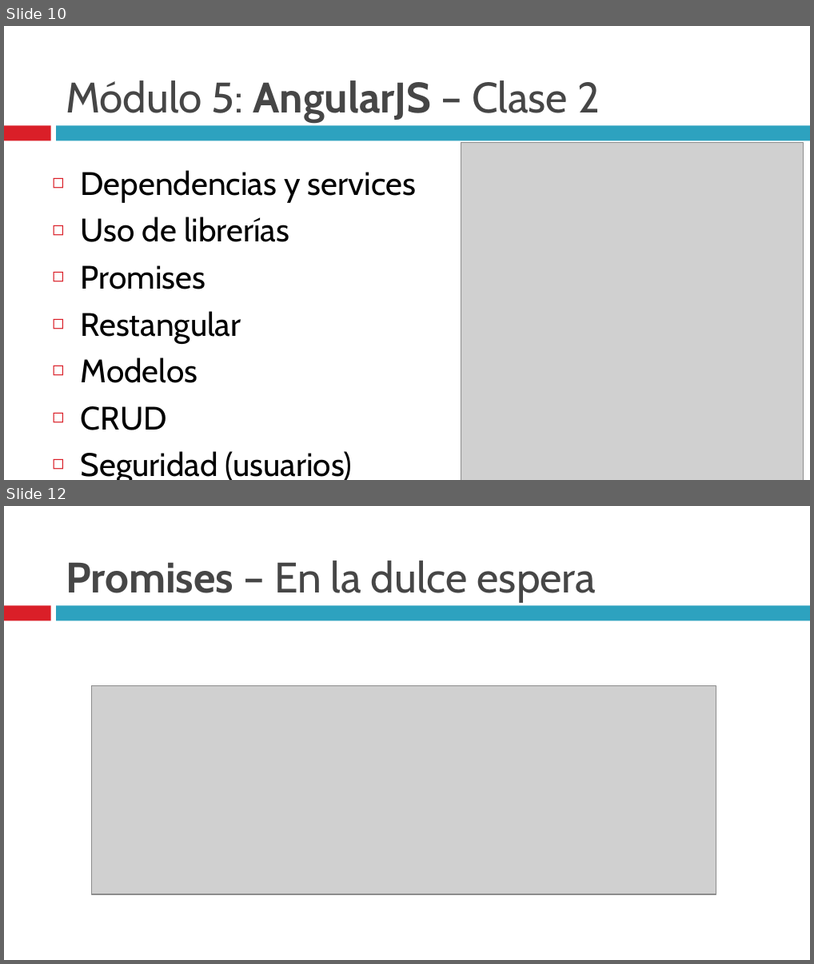
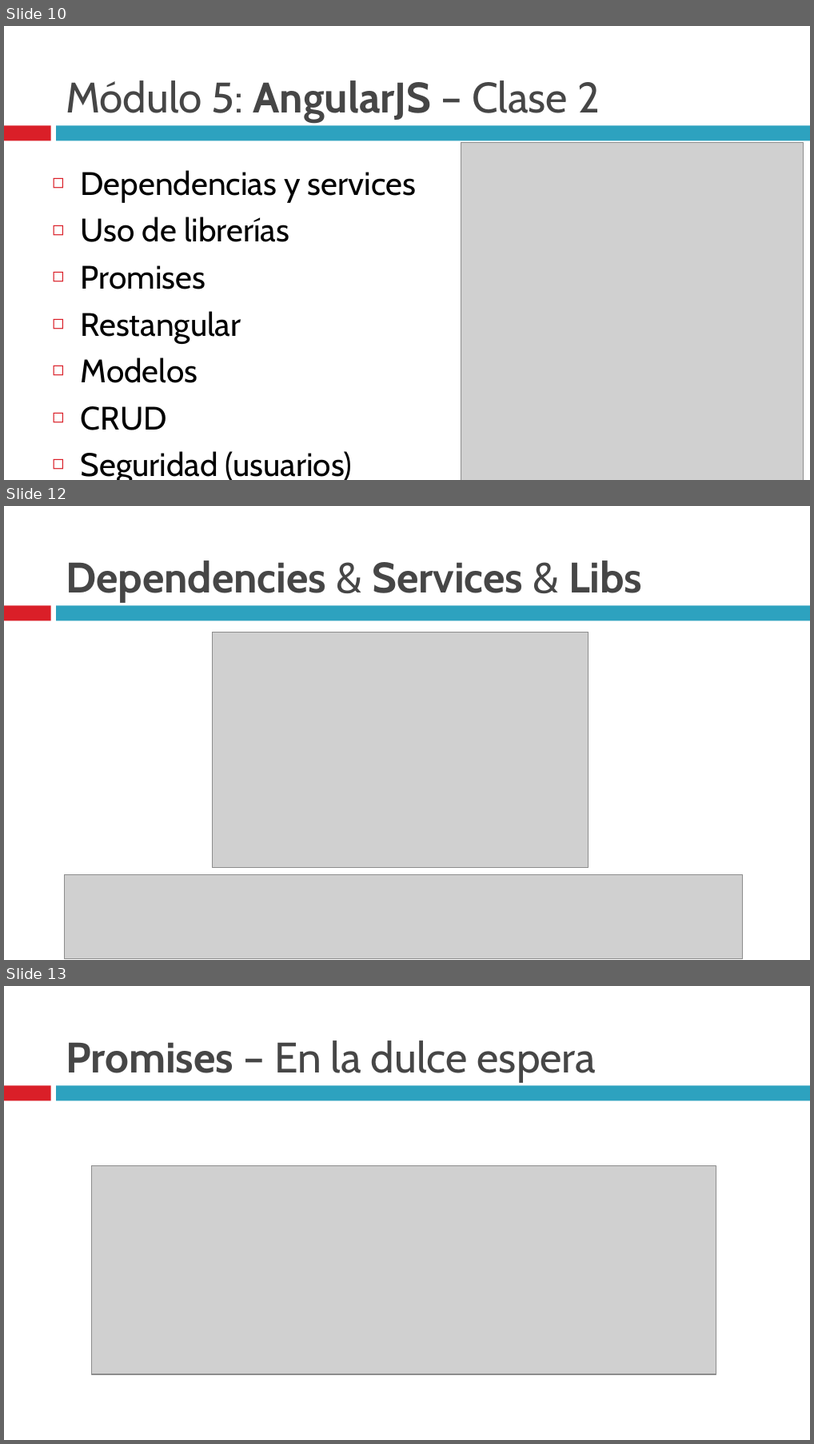
Before and after one commit to leamarty/cursoweb, a slide deck: M5/Módulo 5.pptx. Shown one above the other, each under a label of ours: slides 10 and 12 before the commit, slides 10, 12 and 13 after it; the slides between them are not shown. The pictures are 814x964 and 814x1444 pixels, drawn with LibreOffice and Linux fonts; fonts in the diff are those of the drawing; grey boxes stand for pictures. Boxes give left, top, right and bottom in pixels: in the first picture for what was removed or moved away, otherwise in the second. Text is boxed around its words. In the diff, an @@ line names an element or a change of style, - is before the commit and + after.

```diff
--- a/M5/Módulo 5.pptx
+++ b/M5/Módulo 5.pptx
@@ slide 12 added at (4,506,810,960), background #FFFFFF; not listed: 2 template elements that a slide beside it also shows @@
@@ title added at (66,560,642,602), 38 pt, text #464646, bold @@
+Dependencies & Services & Libs
@@ picture added at (212,632,589,867) @@
@@ picture added at (65,875,743,959) @@
@@ what was slide 12 is now slide 13 @@
```
Also in this commit, not shown: 3 slides changed, 1 other slide added, 13 other files.
